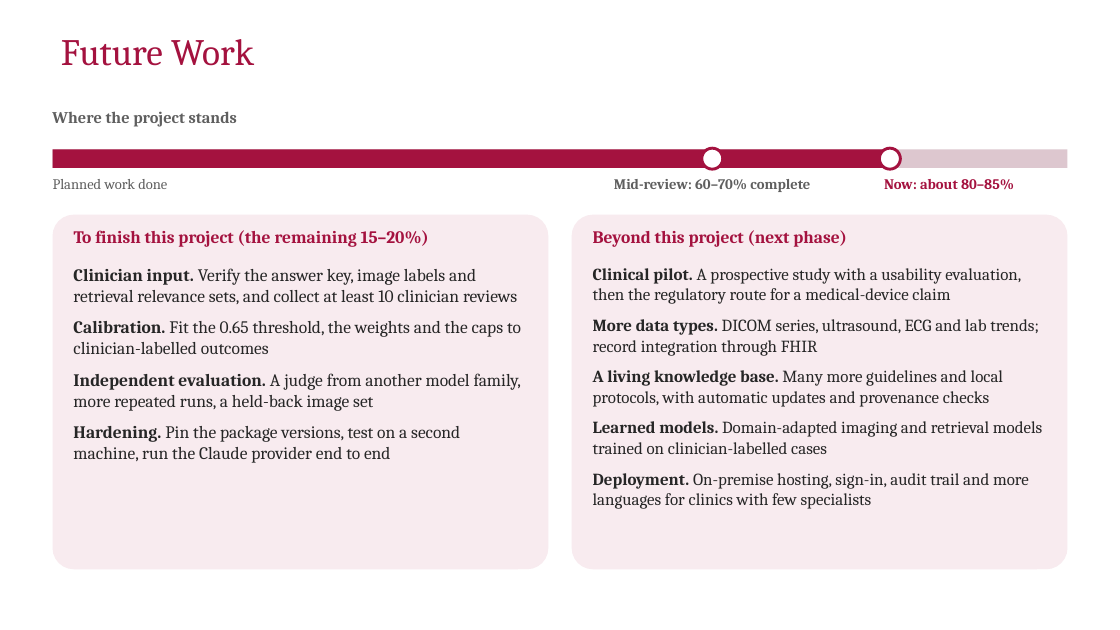
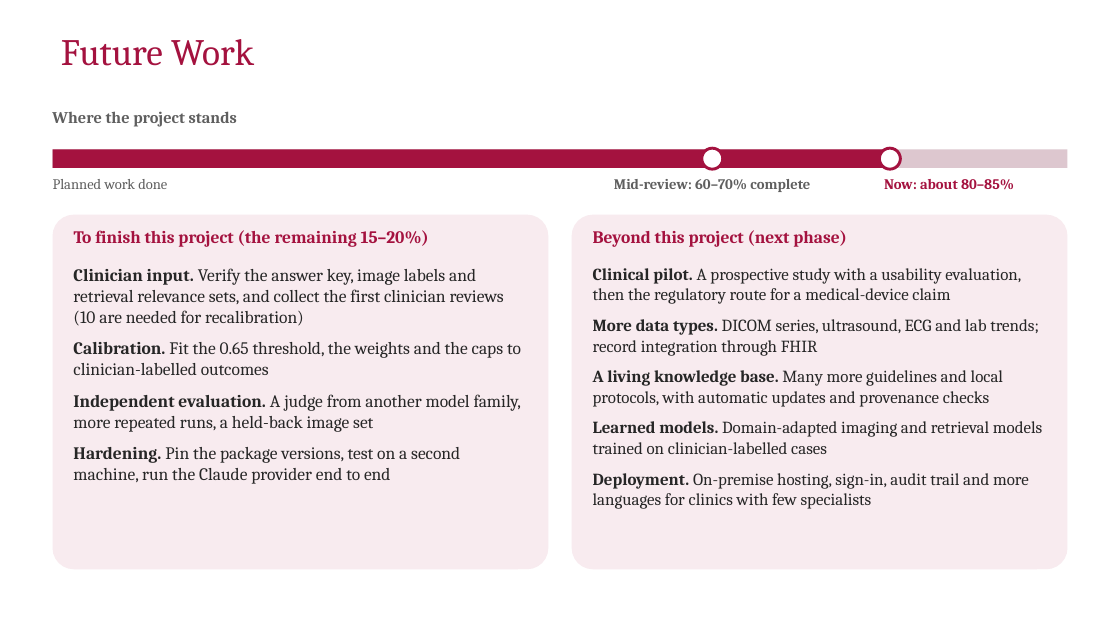
Before and after one commit to hari18305/medorcha, a slide deck: slide 24 of report/MedOrchestrate_Final_Review.pptx. Drawn at 1120x630 pixels with LibreOffice and Linux fonts; fonts in the diff are those of the drawing; background and template pictures are left out. Boxes give left, top, right and bottom in pixels: in the first picture for what was removed or moved away, otherwise in the second. Text is boxed around its words. In the diff, an @@ line names an element or a change of style, - is before the commit and + after.

Commit message:
Presentation: slides no longer imply clinician reviews exist; reviews so far come from test users only (4 of the 10 distinct cases the code counts); latest user save included

```diff
--- a/report/MedOrchestrate_Final_Review.pptx
+++ b/report/MedOrchestrate_Final_Review.pptx
@@ text at <box>73,268,504,326</box>: text changed @@
-Clinician input. Verify the answer key, image labels and retrieval relevance sets, and collect at least 10 clinician reviews
+Clinician input. Verify the answer key, image labels and retrieval relevance sets, and collect the first clinician reviews (10 are needed for recalibration)
```
Also in this commit, not shown: 3 other slides changed, 1 other file.
